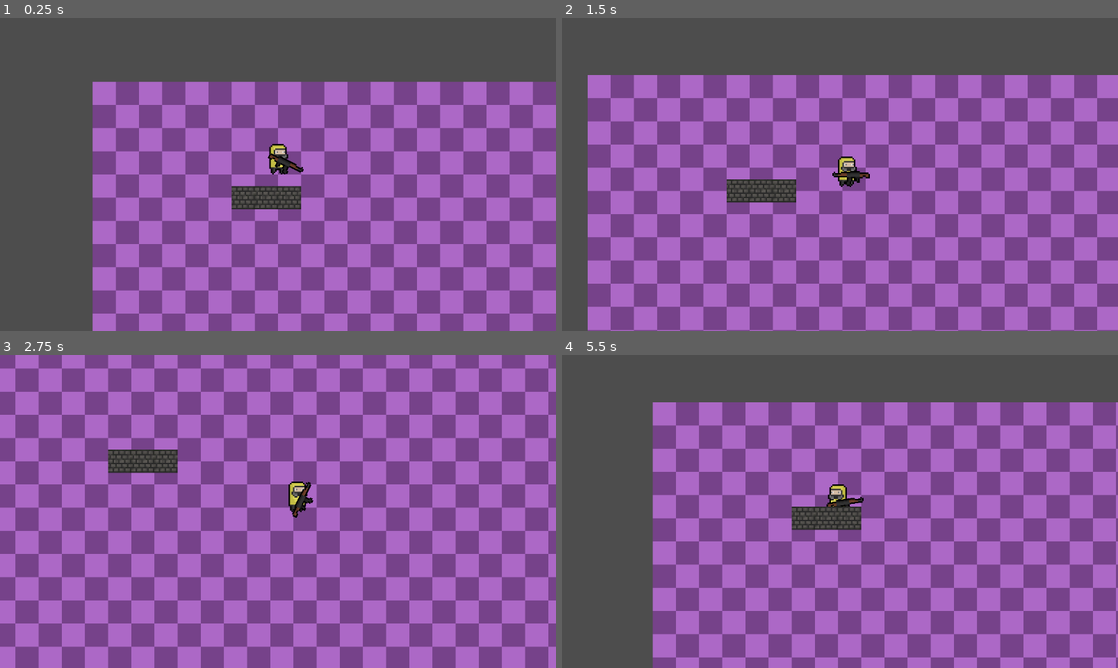
Above: before the commit, frames 1-4 (two rows, left to right).
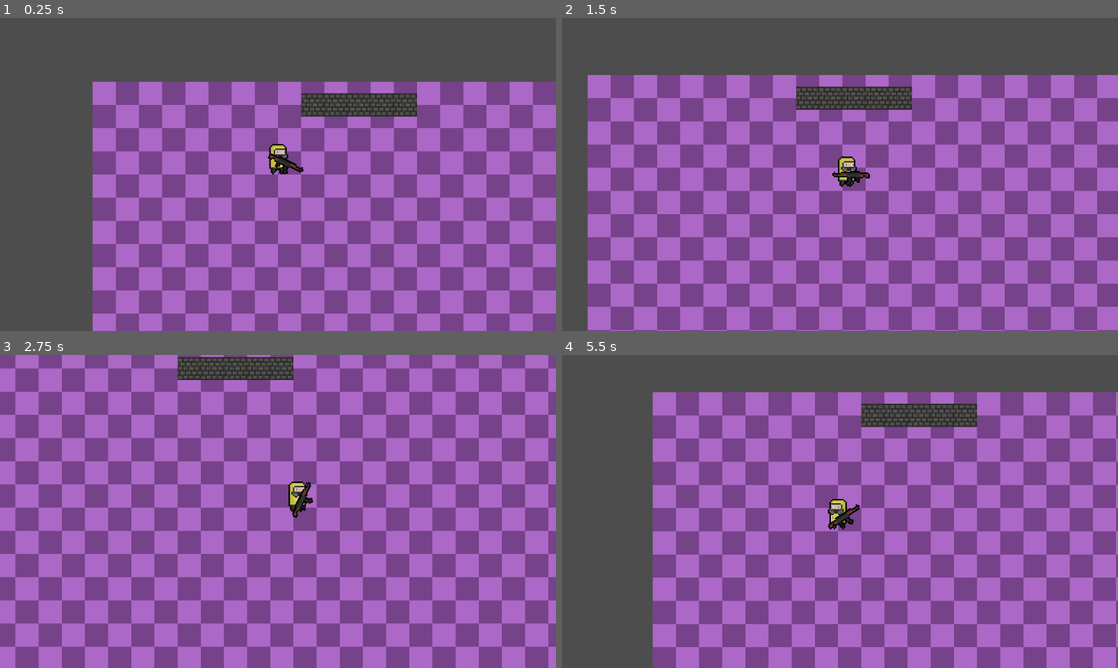
Above: after the commit, the same moments.

Repository: jenul-ferdinand/lab-ratz
Game: Godot game, scene res://Scenes/World.tscn
Same seed, same stepped clock (60 frames per second), same inputs: the game is played once before the commit and once after it.
Inputs (mouse positions are in pixels of both pictures, inside the frame that each line leads up to):
- Up to frame 1 (0.25 s): no input
- Up to frame 2 (1.5 s): tap Enter at 0.5 s; move the mouse to (962, 158) at 0.52 s; hold D (right) 0.53-1.28 s; move the mouse to (728, 190) at 1.27 s; hold S (down) from 1.28 s (still down)
- Up to frame 3 (2.75 s): move the mouse to (333, 442) at 2.02 s; release S (down) at 2.03 s; hold D (right) from 2.03 s (still down)
- Up to frame 4 (5.5 s): move the mouse to (812, 574) at 2.77 s; release D (right) at 2.78 s; hold W (up) 2.78-3.53 s; move the mouse to (1006, 558) at 3.52 s; hold A (left) 3.53-5.03 s; move the mouse to (673, 464) at 4.27 s; move the mouse to (867, 511) at 5.02 s; hold S (down) from 5.03 s (still down)

The runs differ from the first frame. In frame 1, 2.5% of the frame differs, in the area x 41-75%, y 24-62%; in frame 2, 2.5%; in frame 3, 2.5%; in frame 4, 34%, in the area x 16-100%, y 11-97%.

Commit message:
Forgot to save lol

Diff:
--- a/Scenes/World.tscn
+++ b/Scenes/World.tscn
@@ -6,7 +6,7 @@
 [ext_resource type="Texture2D" uid="uid://bjnpx3lj77x0y" path="res://Sprites/spr_hazmat.png" id="4_oid07"]
 [ext_resource type="Script" path="res://Scripts/Gun.gd" id="5_jvlux"]
 [ext_resource type="Texture2D" uid="uid://0cnpyyo02sri" path="res://Sprites/spr_ak47.png" id="6_rvcyd"]
-[ext_resource type="PackedScene" uid="uid://cfno4arbec37w" path="res://Scenes/Wall.tscn" id="7_aopkc"]
+[ext_resource type="Texture2D" uid="uid://dehty0qr87m2k" path="res://Tilemaps/objects_tilemap.png" id="7_ghluk"]
 
 [sub_resource type="TileSetAtlasSource" id="TileSetAtlasSource_t47xf"]
 texture = ExtResource("1_fu7e7")
@@ -26,6 +26,99 @@
 [sub_resource type="CapsuleShape2D" id="CapsuleShape2D_j3l0l"]
 radius = 8.0
 height = 22.0
+
+[sub_resource type="TileSetAtlasSource" id="TileSetAtlasSource_hqsmo"]
+resource_name = "Objects"
+texture = ExtResource("7_ghluk")
+0:0/0 = 0
+0:0/0/texture_origin = Vector2i(0, 8)
+0:0/0/physics_layer_0/linear_velocity = Vector2(0, 0)
+0:0/0/physics_layer_0/angular_velocity = 0.0
+0:0/0/physics_layer_0/polygon_0/points = PackedVector2Array(-8, -16, 8, -16, 8, 0, -8, 0, -8, 0)
+1:0/0 = 0
+1:0/0/texture_origin = Vector2i(0, 8)
+1:0/0/physics_layer_0/linear_velocity = Vector2(0, 0)
+1:0/0/physics_layer_0/angular_velocity = 0.0
+1:0/0/physics_layer_0/polygon_0/points = PackedVector2Array(-8, -16, 8, -16, 8, 0, -8, 0, -8, 0)
+2:0/0 = 0
+2:0/0/texture_origin = Vector2i(0, 8)
+2:0/0/physics_layer_0/linear_velocity = Vector2(0, 0)
+2:0/0/physics_layer_0/angular_velocity = 0.0
+2:0/0/physics_layer_0/polygon_0/points = PackedVector2Array(-8, -16, 8, -16, 8, 0, -8, 0, -8, 0)
+3:0/0 = 0
+3:0/0/texture_origin = Vector2i(0, 8)
+3:0/0/physics_layer_0/linear_velocity = Vector2(0, 0)
+3:0/0/physics_layer_0/angular_velocity = 0.0
+3:0/0/physics_layer_0/polygon_0/points = PackedVector2Array(-8, -16, 8, -16, 8, 0, -8, 0, -8, 0)
+5:0/0 = 0
+5:0/0/texture_origin = Vector2i(0, 8)
+5:0/0/physics_layer_0/linear_velocity = Vector2(0, 0)
+5:0/0/physics_layer_0/angular_velocity = 0.0
+0:1/0 = 0
+0:1/0/texture_origin = Vector2i(0, 16)
+0:1/0/physics_layer_0/linear_velocity = Vector2(0, 0)
+0:1/0/physics_layer_0/angular_velocity = 0.0
+0:1/0/physics_layer_0/polygon_0/points = PackedVector2Array(-8, -24, 8, -24, 8, -8, -8, -8, -8, 0)
+1:1/0 = 0
+1:1/0/texture_origin = Vector2i(0, 16)
+1:1/0/physics_layer_0/linear_velocity = Vector2(0, 0)
+1:1/0/physics_layer_0/angular_velocity = 0.0
+1:1/0/physics_layer_0/polygon_0/points = PackedVector2Array(-8, -24, 8, -24, 8, -8, -8, -8, -8, 0)
+2:1/0 = 0
+2:1/0/texture_origin = Vector2i(0, 16)
+2:1/0/physics_layer_0/linear_velocity = Vector2(0, 0)
+2:1/0/physics_layer_0/angular_velocity = 0.0
+2:1/0/physics_layer_0/polygon_0/points = PackedVector2Array(-8, -24, 8, -24, 8, -8, -8, -8, -8, 0)
+3:1/0 = 0
+3:1/0/texture_origin = Vector2i(0, 16)
+3:1/0/physics_layer_0/linear_velocity = Vector2(0, 0)
+3:1/0/physics_layer_0/angular_velocity = 0.0
+3:1/0/physics_layer_0/polygon_0/points = PackedVector2Array(-8, -24, 8, -24, 8, -8, -8, -8, -8, 0)
+4:1/0 = 0
+4:1/0/texture_origin = Vector2i(8, 8)
+4:1/0/physics_layer_0/linear_velocity = Vector2(0, 0)
+4:1/0/physics_layer_0/angular_velocity = 0.0
+5:1/0 = 0
+5:1/0/texture_origin = Vector2i(-8, 8)
+5:1/0/physics_layer_0/linear_velocity = Vector2(0, 0)
+5:1/0/physics_layer_0/angular_velocity = 0.0
+0:2/0 = 0
+0:2/0/texture_origin = Vector2i(0, 8)
+0:2/0/physics_layer_0/linear_velocity = Vector2(0, 0)
+0:2/0/physics_layer_0/angular_velocity = 0.0
+0:2/0/physics_layer_0/polygon_0/points = PackedVector2Array(-8, -16, 8, -16, 8, 0, -8, 0, -8, 0)
+1:2/0 = 0
+1:2/0/texture_origin = Vector2i(0, 8)
+1:2/0/physics_layer_0/linear_velocity = Vector2(0, 0)
+1:2/0/physics_layer_0/angular_velocity = 0.0
+1:2/0/physics_layer_0/polygon_0/points = PackedVector2Array(-8, -16, 8, -16, 8, 0, -8, 0, -8, 0)
+2:2/0 = 0
+2:2/0/texture_origin = Vector2i(0, 8)
+2:2/0/physics_layer_0/linear_velocity = Vector2(0, 0)
+2:2/0/physics_layer_0/angular_velocity = 0.0
+2:2/0/physics_layer_0/polygon_0/points = PackedVector2Array(-8, -16, 8, -16, 8, 0, -8, 0, -8, 0)
+3:2/0 = 0
+3:2/0/texture_origin = Vector2i(0, 8)
+3:2/0/physics_layer_0/linear_velocity = Vector2(0, 0)
+3:2/0/physics_layer_0/angular_velocity = 0.0
+3:2/0/physics_layer_0/polygon_0/points = PackedVector2Array(-8, -16, 8, -16, 8, 0, -8, 0, -8, 0)
+4:2/next_alternative_id = 2
+4:2/0 = 0
+4:2/0/texture_origin = Vector2i(0, 8)
+4:2/0/physics_layer_0/linear_velocity = Vector2(0, 0)
+4:2/0/physics_layer_0/angular_velocity = 0.0
+5:2/0 = 0
+5:2/0/texture_origin = Vector2i(0, 8)
+5:2/0/physics_layer_0/linear_velocity = Vector2(0, 0)
+5:2/0/physics_layer_0/angular_velocity = 0.0
+5:3/0 = 0
+5:3/0/texture_origin = Vector2i(0, 8)
+5:3/0/physics_layer_0/linear_velocity = Vector2(0, 0)
+5:3/0/physics_layer_0/angular_velocity = 0.0
+
+[sub_resource type="TileSet" id="TileSet_mrwe8"]
+physics_layer_0/collision_layer = 1
+sources/0 = SubResource("TileSetAtlasSource_hqsmo")
 
 [node name="World" type="Node2D"]
 
@@ -63,16 +156,12 @@
 position = Vector2(4, -7)
 texture = ExtResource("6_rvcyd")
 
-[node name="Wall" parent="Ground" instance=ExtResource("7_aopkc")]
-position = Vector2(-24, 24)
-
-[node name="Wall2" parent="Ground" instance=ExtResource("7_aopkc")]
-position = Vector2(-8, 24)
-
-[node name="Wall3" parent="Ground" instance=ExtResource("7_aopkc")]
-position = Vector2(8, 24)
-
 [node name="Camera" type="Camera2D" parent="Ground"]
 zoom = Vector2(3, 3)
 position_smoothing_enabled = true
 script = ExtResource("2_h0n51")
+
+[node name="Objects" type="TileMap" parent="."]
+tile_set = SubResource("TileSet_mrwe8")
+format = 2
+layer_0/tile_data = PackedInt32Array(-196607, 0, 0, -196606, 0, 0, -196605, 0, 0, -196604, 0, 0, -196603, 0, 0)
Not shown: 1 places in Scenes/World.tscn that only renumber resources
